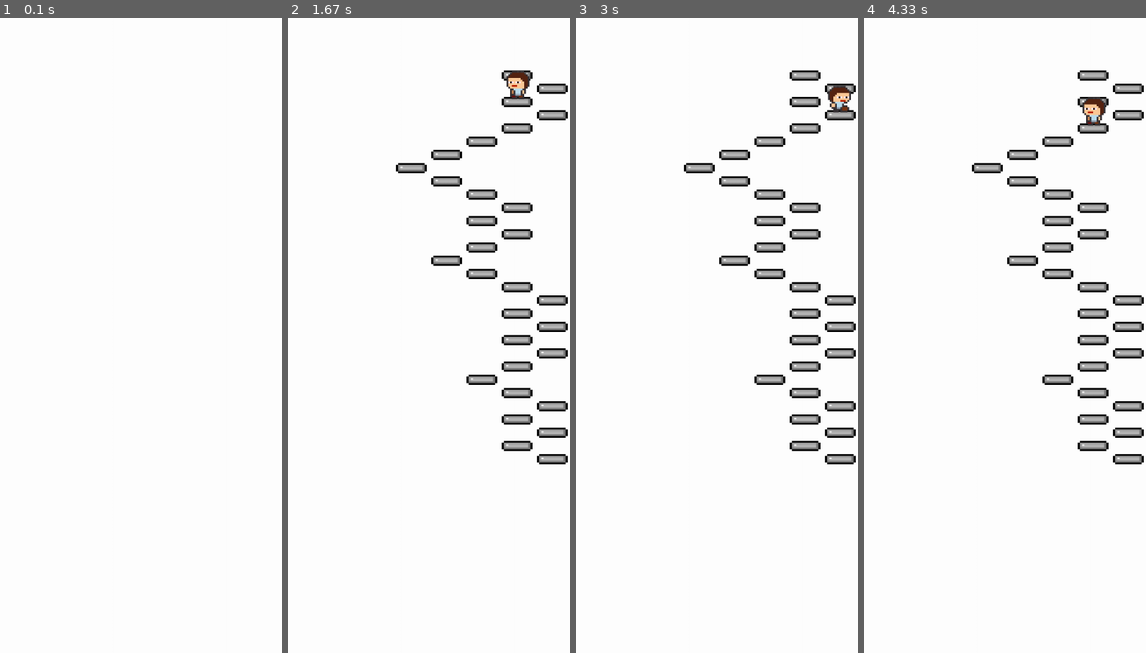
Above: before the commit, frames 1-4 (left to right).
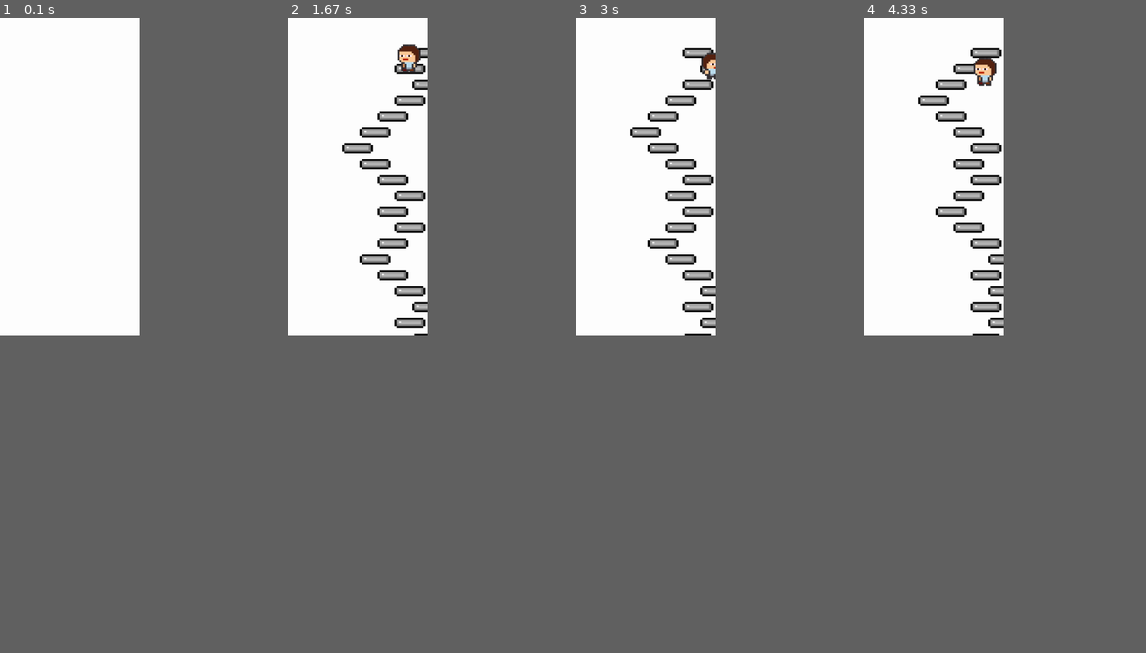
Above: after the commit, the same moments.

Repository: Junction-X-2021/depy-the-dev-pygame
Game: pygame game, started from main.py
Two runs of this game, one before a commit and one after it. Both use one fixed random seed, a clock stepped at 60 frames per second and the inputs below.
Inputs:
- Up to frame 1 (0.1 s): no input
- Up to frame 2 (1.67 s): tap Enter at 0.33 s; hold Right 0.67-1.13 s; hold Left from 1.17 s (still down)
- Up to frame 3 (3 s): release Left at 1.85 s; hold Right from 2.6 s (still down)
- Up to frame 4 (4.33 s): release Right at 3.28 s; hold Left 3.32-4.25 s
In our replay, the window is 400x900 before the commit and 198x450 after it. These sizes can differ from the game's own. Grey fills any space a smaller window leaves; there, only what the larger window draws over its background counts as a difference.

The runs differ from the first frame. In frame 2, 8.6% of the frame differs, in the area x 19-100%, y 4-71%; in frame 3, 8.4%; in frame 4, 8.6%.

Commit message:
좌표 상대화, 블럭 스크롤링 추가

Diff:
--- a/main.py
+++ b/main.py
@@ -1,14 +1,20 @@
 import sys
 import pygame
+import tkinter as tk
 
 from mainmenu import draw_menu
 from singleplay import single_player_game
 
+#해상도 설정
+root = tk.Tk()
+
+RES_Y = root.winfo_screenheight()
+RES_X = round(RES_Y * 0.44)
 
 def init_game():
     pygame.init()
     pygame.display.set_caption("depy-the-dev")
-    screen = pygame.display.set_mode((640, 1440))
+    screen = pygame.display.set_mode((RES_X, RES_Y))
 
     # 폰트 불러오기
     pygame.font.init()
@@ -18,7 +24,7 @@
     current_stage, game_init, game_running = 1, True, False
     selected_index = 0
 
-    selected_menu, selected_index = draw_menu(screen, font, None, selected_index)
+    selected_menu, selected_index = draw_menu(screen, font, None, selected_index, RES_X, RES_Y)
     if selected_menu:
         current_mode = selected_menu
     while True:
@@ -26,12 +32,12 @@
         clock.tick(600)
         for event in pygame.event.get():
             if current_mode == "menu":
-                selected_menu, selected_index = draw_menu(screen, font, event, selected_index)
+                selected_menu, selected_index = draw_menu(screen, font, event, selected_index, RES_X, RES_Y)
                 if selected_menu:
                     current_mode = selected_menu
             elif current_mode == "single":
                 current_stage, game_init, game_running = single_player_game(screen, font, event, current_stage,
-                                                                            game_init, game_running)
+                                                                            game_init, game_running, RES_X, RES_Y)
             elif current_mode == "multi":
                 pass
 
--- a/mainmenu.py
+++ b/mainmenu.py
@@ -1,12 +1,12 @@
 import pygame.font
 
 
-def draw_menu(screen: pygame.surface, font: pygame.font.Font, key_event, selected_index):
+def draw_menu(screen: pygame.surface, font: pygame.font.Font, key_event, selected_index, res_x, res_y):
     single_player_menu = font.render("Single Play", False, (0, 0, 0))
     multi_player_menu = font.render("Multi Play", False, (0, 0, 0))
 
-    screen.blit(single_player_menu, (240, 300))
-    screen.blit(multi_player_menu, (240, 360))
+    screen.blit(single_player_menu, (res_x*0.375, res_y*0.208))
+    screen.blit(multi_player_menu, (res_x*0.375, res_y*0.25))
     if key_event is None:
         selected_index = 0
     elif key_event and key_event.type == pygame.KEYDOWN:
@@ -19,7 +19,7 @@
                 return "single", selected_index
             else:
                 return "multi", selected_index
-    polygon_y = 300 + selected_index * 60
-    pygame.draw.polygon(screen, (0, 0, 0), [[200, polygon_y], [200, polygon_y+30], [230, polygon_y+15]])
+    polygon_y = res_y*0.208 + selected_index * res_y*0.042
+    pygame.draw.polygon(screen, (0, 0, 0), [[res_x*0.3125, polygon_y], [res_x*0.3125, polygon_y+res_y*0.0208], [res_x*0.359, polygon_y+res_y*0.01042]])
     pygame.display.update()
     return None, selected_index
--- a/player.py
+++ b/player.py
@@ -23,8 +23,8 @@
         self.x -= 1
         self.y += 1
 
-    def draw(self, screen):
-        screen.blit(self.player_image, [self.x * 80 + 8, self.y * 30 + 60])
+    def draw(self, screen, res_x, res_y):
+        screen.blit(self.player_image, [self.x * res_x*0.125 + res_x*0.0125, self.y * res_y*0.0208 + res_y*0.042])
 
 
 class CEO:
--- a/singleplay.py
+++ b/singleplay.py
@@ -10,8 +10,14 @@
 
 
 def single_player_game(screen: pygame.surface, font: pygame.font.Font, key_event,
-                       current_stage, game_init, game_running):
+                       current_stage, game_init, game_running, res_x, res_y):
     global block_list, block_img, player
+
+    def del_block(_block_list):
+        _block_list = _block_list[1:]
+        for idx in range(len(_block_list)):
+            _block_list[idx] = _block_list[idx][0], _block_list[idx][1]-1
+        return _block_list
 
     # 블록 생성
     if not game_running:
@@ -33,14 +39,18 @@
 
     # 블록 그리기
     for block_x, block_y in block_list:
-        screen.blit(block_img, [block_x*80, block_y*30+100])
+        screen.blit(block_img, [block_x*res_x*0.125, block_y*res_y*0.05+res_y*0.069])
     # 플레이어 이동
-    if key_event.type == pygame.KEYDOWN and player.y < 30*current_stage - 1:
-        if key_event.key == pygame.K_LEFT and block_list[player.y + 1][0] == player.x - 1:
+    if key_event.type == pygame.KEYDOWN and len(block_list) > 1:
+        if key_event.key == pygame.K_LEFT and block_list[1][0] == player.x - 1:
             player.move_to_left()
-        elif key_event.key == pygame.K_RIGHT and block_list[player.y + 1][0] == player.x + 1:
+            #if 마지막 블럭 위치가 바닥 높이가 아니라면
+            block_list = del_block(block_list)
+        elif key_event.key == pygame.K_RIGHT and block_list[1][0] == player.x + 1:
             player.move_to_right()
-    player.draw(screen)
+            #if 마지막 블럭 위치가 바닥 높이가 아니라면
+            block_list = del_block(block_list)
+    player.draw(screen, res_x, res_y)
     if player.y == 30*current_stage - 1:
         current_stage += 1
         game_running = False
